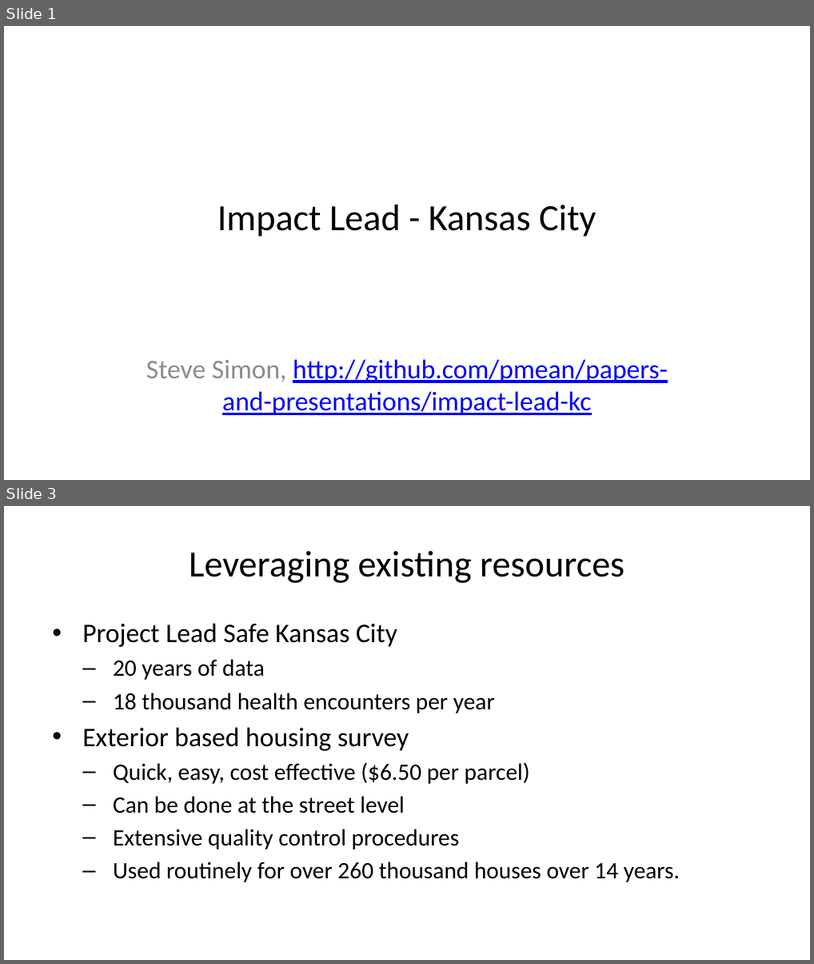
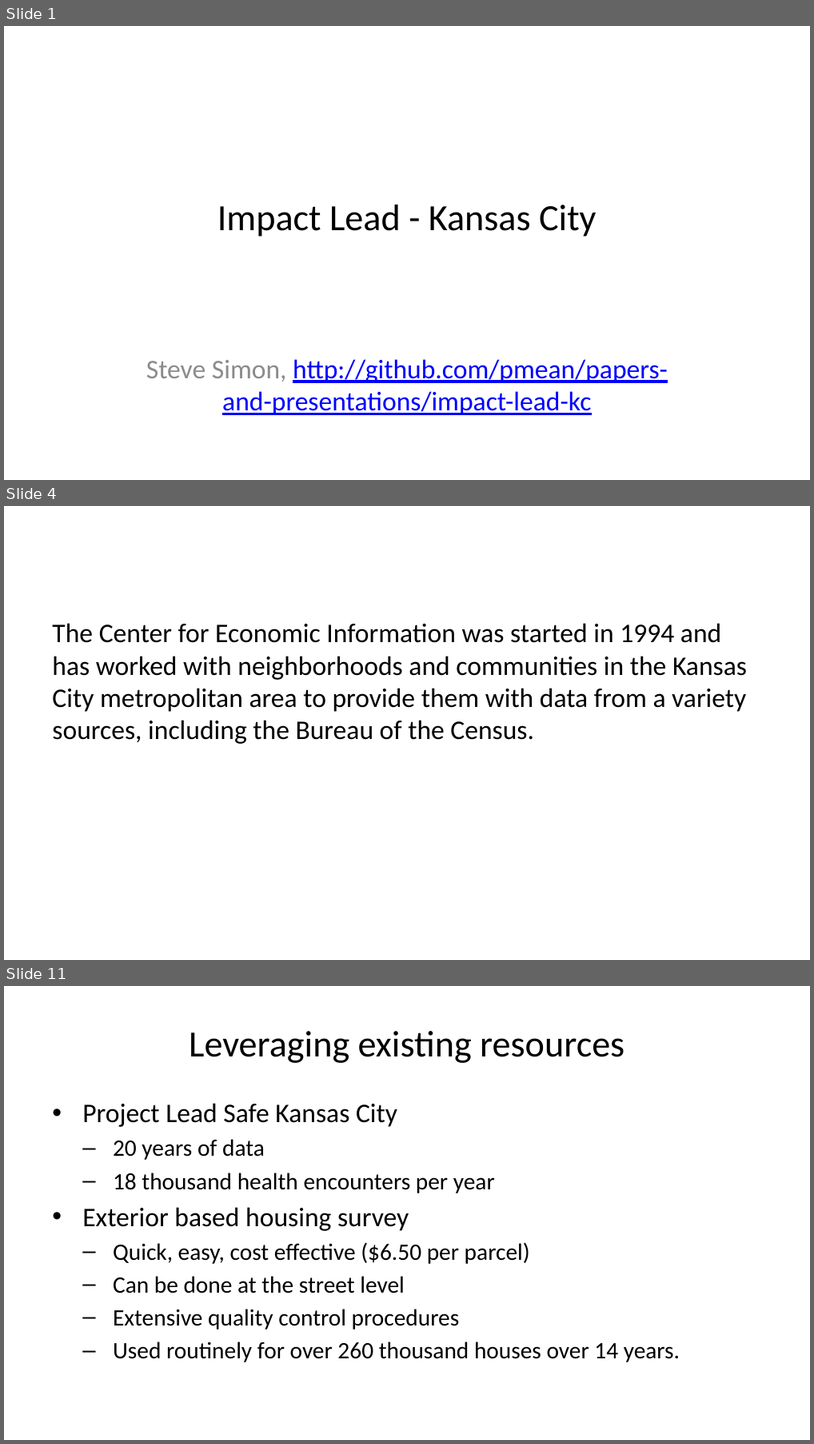
Before and after one commit to pmean/papers-and-presentations, a slide deck: kc-lead-impact/results/dbhi-presentation.pptx. Shown one above the other, each under a label of ours: slides 1 and 3 before the commit, slides 1, 4 and 11 after it; the slides between them are not shown. The pictures are 814x964 and 814x1444 pixels, drawn with LibreOffice and Linux fonts; fonts in the diff are those of the drawing. Boxes give left, top, right and bottom in pixels: in the first picture for what was removed or moved away, otherwise in the second. Text is boxed around its words. In the diff, an @@ line names an element or a change of style, - is before the commit and + after.

```diff
--- a/kc-lead-impact/results/dbhi-presentation.pptx
+++ b/kc-lead-impact/results/dbhi-presentation.pptx
@@ slide 4 added at bbox=[4, 506, 810, 960], background #FFFFFF @@
@@ text added at bbox=[52, 623, 747, 744], 24 pt, text #000000 @@
+The Center for Economic Information was started in 1994 and has worked with neighborhoods and communities in the Kansas City metropolitan area to provide them with data from a variety sources, including the Bureau of the Census.
@@ what was slide 3 is now slide 11 @@
```
Also in this commit, not shown: 8 other slides added, 1 slide removed, 2 other files.
